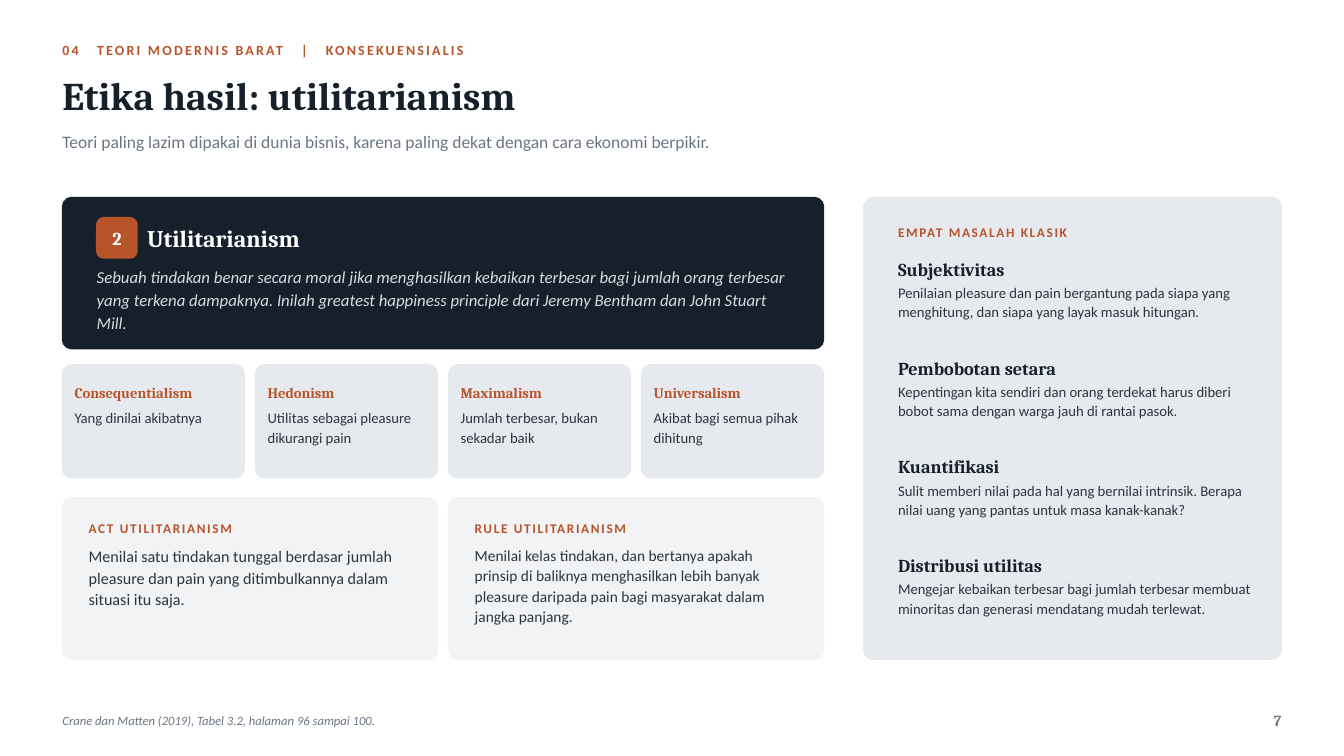
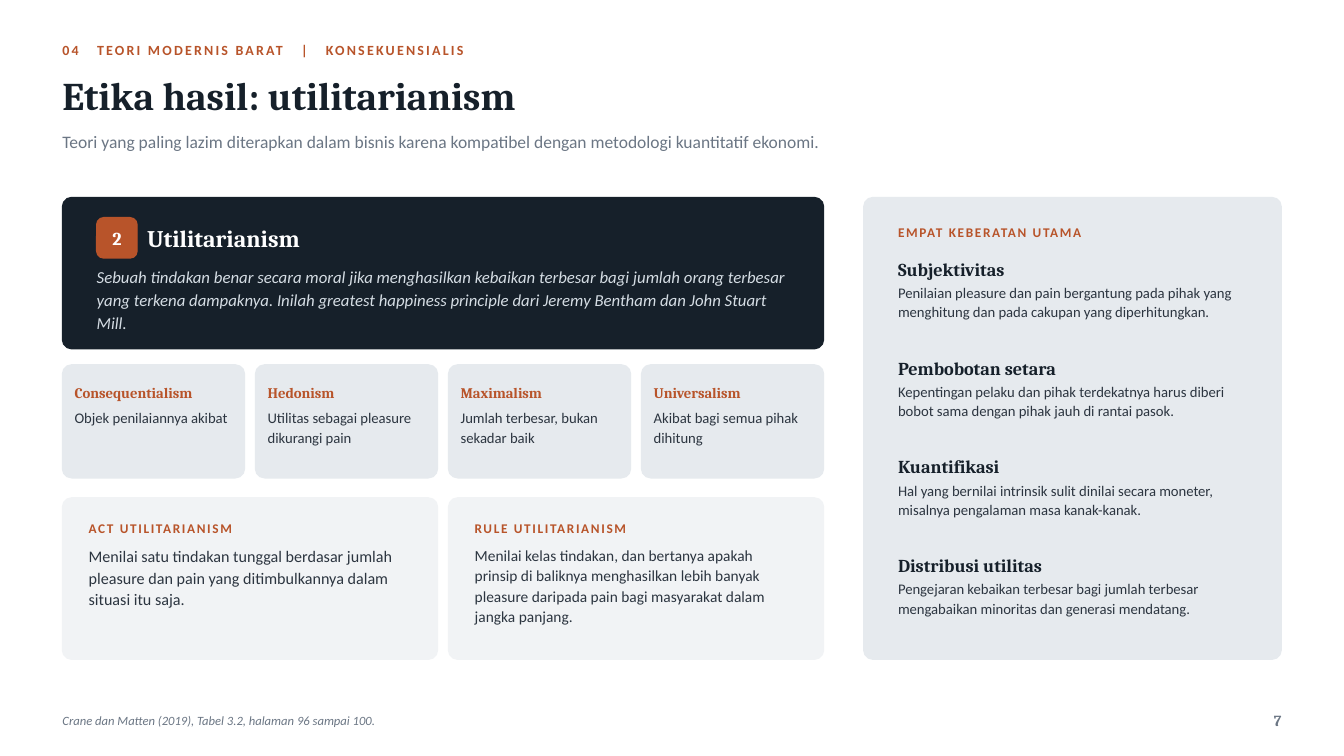
Before and after one commit to aslihabnuri/Dom-Manipulation, a slide deck: slide 7 of business-ethics/Evaluating-Business-Ethics-Hilirisasi-Nikel.pptx. Drawn at 1344x756 pixels with LibreOffice and Linux fonts; fonts in the diff are those of the drawing. Boxes give left, top, right and bottom in pixels: in the first picture for what was removed or moved away, otherwise in the second. Text is boxed around its words. In the diff, an @@ line names an element or a change of style, - is before the commit and + after.

```diff
--- a/business-ethics/Evaluating-Business-Ethics-Hilirisasi-Nikel.pptx
+++ b/business-ethics/Evaluating-Business-Ethics-Hilirisasi-Nikel.pptx
@@ text at (62,136,819,151): text changed @@
-Teori paling lazim dipakai di dunia bisnis, karena paling dekat dengan cara ekonomi berpikir.
+Teori yang paling lazim diterapkan dalam bisnis karena kompatibel dengan metodologi kuantitatif ekonomi.
@@ text at (898,220,1251,244): text changed @@
-EMPAT MASALAH KLASIK
+EMPAT KEBERATAN UTAMA
@@ text at (898,288,1232,320): text changed @@
-Penilaian pleasure dan pain bergantung pada siapa yang menghitung, dan siapa yang layak masuk hitungan.
+Penilaian pleasure dan pain bergantung pada pihak yang menghitung dan pada cakupan yang diperhitungkan.
@@ text at (898,387,1224,419): text changed @@
-Kepentingan kita sendiri dan orang terdekat harus diberi bobot sama dengan warga jauh di rantai pasok.
+Kepentingan pelaku dan pihak terdekatnya harus diberi bobot sama dengan pihak jauh di rantai pasok.
@@ text at (75,413,227,426): text changed @@
-Yang dinilai akibatnya
+Objek penilaiannya akibat
@@ text at (898,486,1213,518): text changed @@
-Sulit memberi nilai pada hal yang bernilai intrinsik. Berapa nilai uang yang pantas untuk masa kanak-kanak?
+Hal yang bernilai intrinsik sulit dinilai secara moneter, misalnya pengalaman masa kanak-kanak.
@@ text at (898,584,1199,617): text changed @@
-Mengejar kebaikan terbesar bagi jumlah terbesar membuat minoritas dan generasi mendatang mudah terlewat.
+Pengejaran kebaikan terbesar bagi jumlah terbesar mengabaikan minoritas dan generasi mendatang.
```
Also in this commit, not shown: 19 other slides changed, 1 other file.
